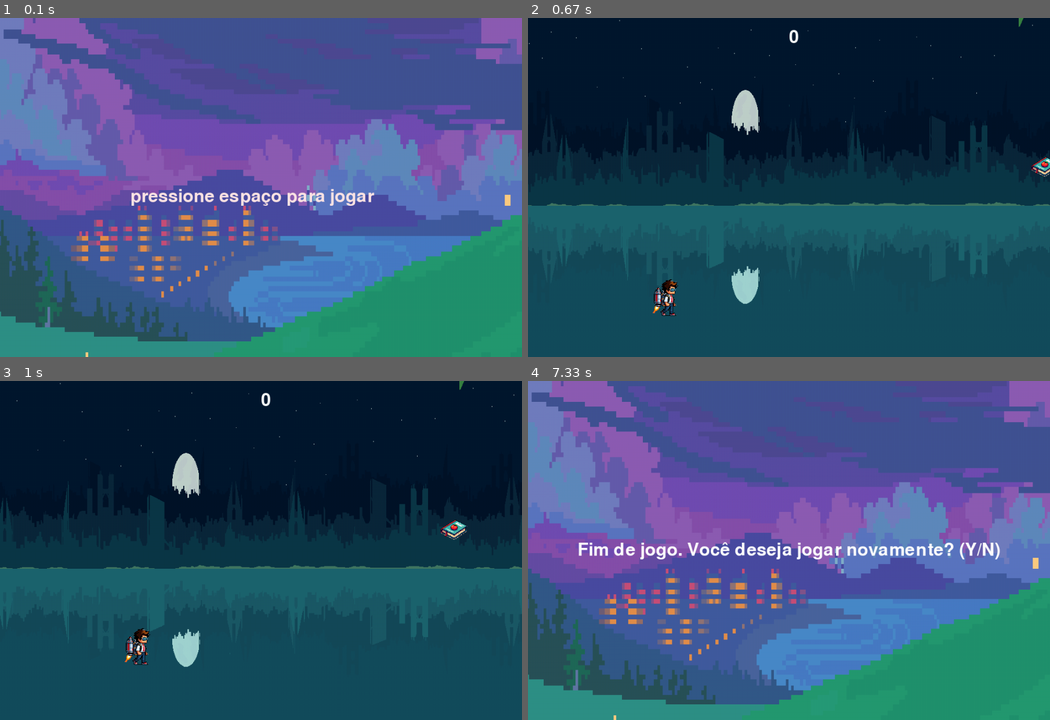
Above: before the commit, frames 1-4 (two rows, left to right).
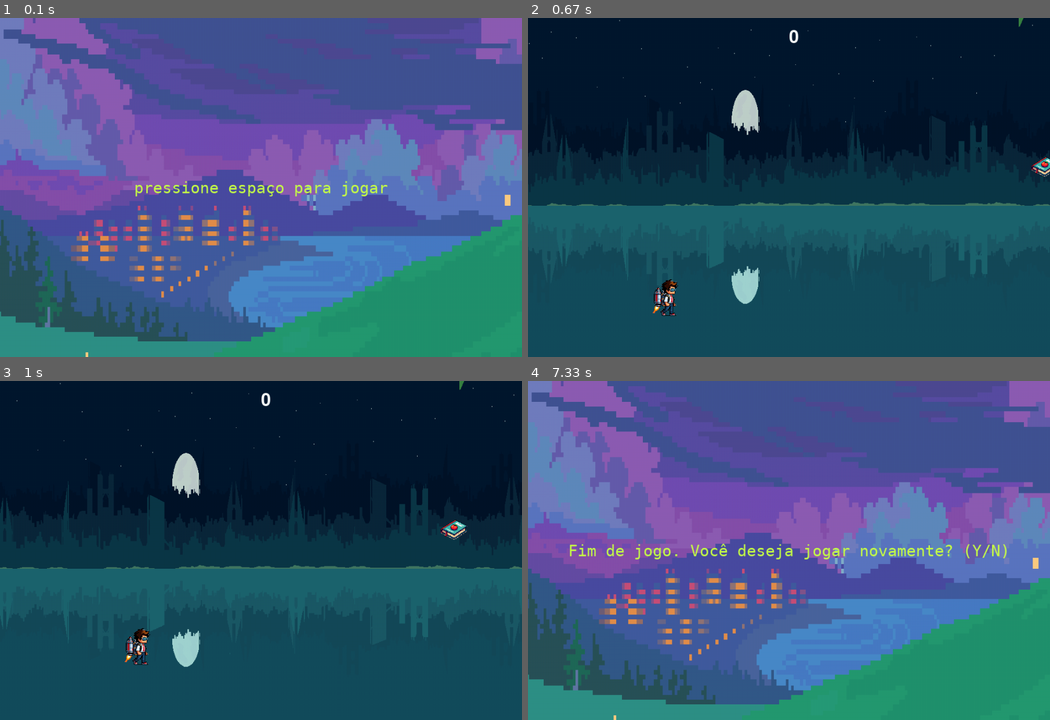
Above: after the commit, the same moments.

Repository: MarcoFAlbanese/PYGAME-24.1-Grupo-MAT
Game: pygame game, started from Game.py
Same seed, same stepped clock (60 frames per second), same inputs: the game is played once before the commit and once after it.
Inputs:
- Up to frame 1 (0.1 s): no input
- Up to frame 2 (0.67 s): tap Space at 0.33 s
- Up to frame 3 (1 s): tap Space at 0.67 s
- Up to frame 4 (7.33 s): no input

The runs differ from the first frame. In frame 1, 1.5% of the frame differs, in the area x 25-75%, y 48-56%; in frame 2, nothing differs; in frame 3, nothing differs; in frame 4, 1.9%, in the area x 8-92%, y 47-53%.

Commit message:
Ajuste texto

Diff:
--- a/Game.py
+++ b/Game.py
@@ -132,16 +132,17 @@
 def tela_inicio():
     window.fill((255, 255, 255))  # Preenche com a cor branca
     window.blit(background_inicio_final,(0,0))
-    fonte = pygame.font.Font(None, 50)
-    texto = fonte.render("pressione espaço para jogar", True, (255,230,230))
-    window.blit(texto, (WIDTH// 4, HEIGHT// 2))
+    fonte = pygame.font.SysFont("Menlo", 30)
+    texto = fonte.render("pressione espaço para jogar", True, (200,255,70))
+    texto_rect = texto.get_rect(center=(WIDTH//2, HEIGHT//2))
+    window.blit(texto, texto_rect)
     pygame.display.flip()
 
 def tela_final():
     window.fill((255, 255, 255))  # Preenche com a cor branca
     window.blit(background_inicio_final,(0,0))
-    fonte = pygame.font.Font(None, 50)
-    texto = fonte.render("Fim de jogo. Você deseja jogar novamente? (Y/N)", True, (255,255,255))
+    fonte = pygame.font.SysFont("Menlo", 30)
+    texto = fonte.render("Fim de jogo. Você deseja jogar novamente? (Y/N)", True, (200,255,70))
     texto_rect = texto.get_rect(center=(WIDTH//2,HEIGHT//2))
     window.blit(texto,texto_rect)
     pygame.display.flip()
